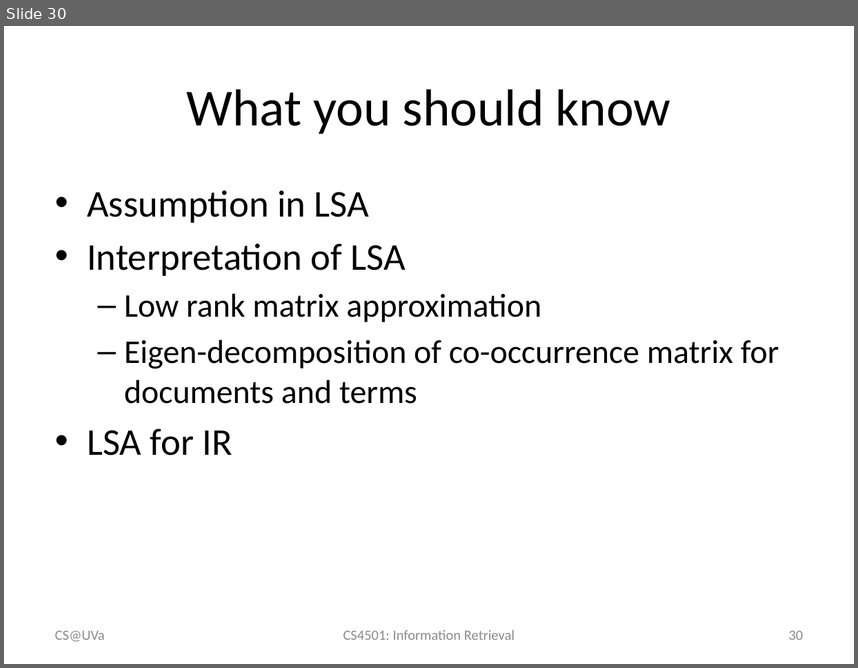
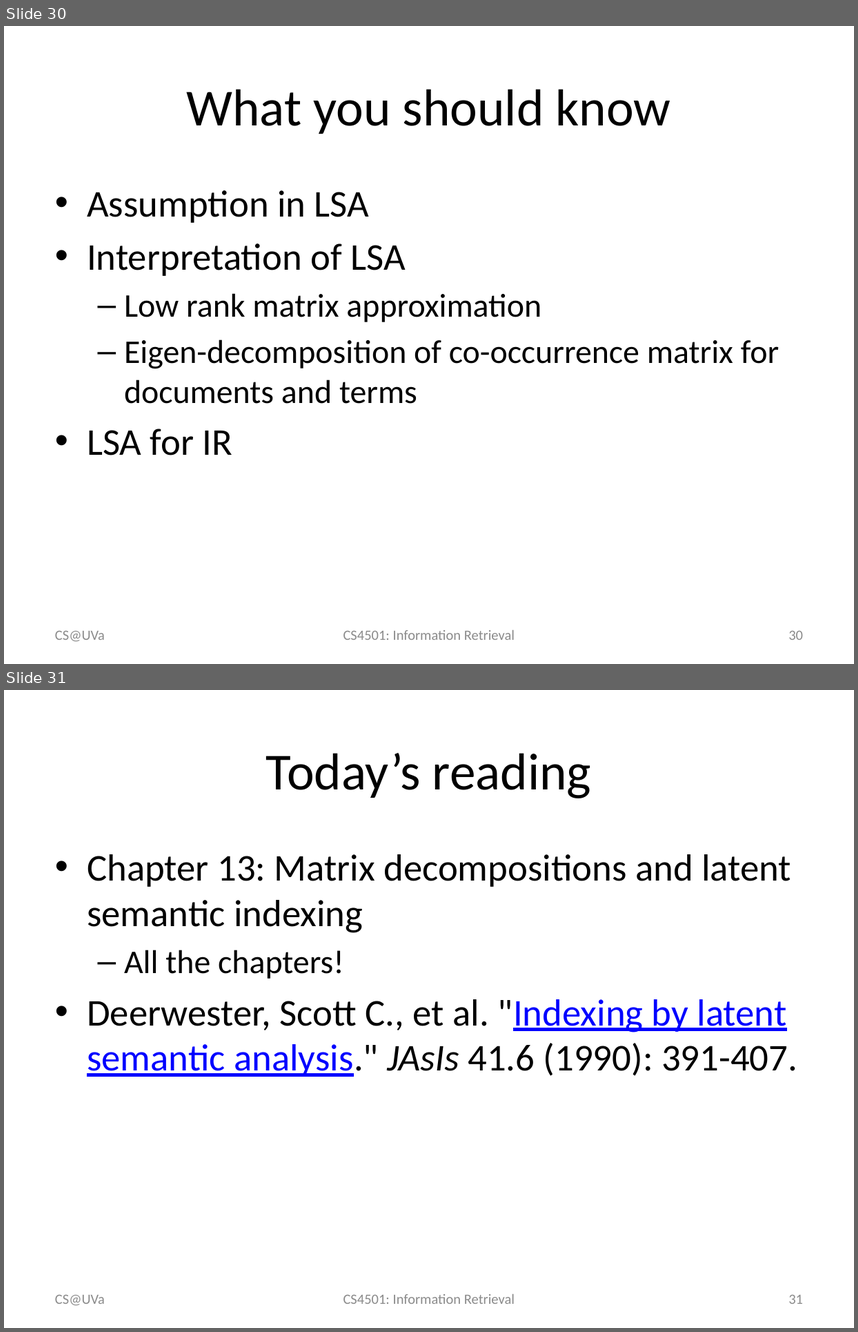
Before and after one commit to wang296/IR2015, a slide deck: docs/Latent Semantic Analysis.pptx. Shown one above the other, each under a label of ours: slide 30 before the commit, slides 30 and 31 after it. The pictures are 858x668 and 858x1332 pixels, drawn with LibreOffice and Linux fonts; fonts in the diff are those of the drawing. Boxes give left, top, right and bottom in pixels: in the first picture for what was removed or moved away, otherwise in the second. Text is boxed around its words. In the diff, an @@ line names an element or a change of style, - is before the commit and + after.

```diff
--- a/docs/Latent Semantic Analysis.pptx
+++ b/docs/Latent Semantic Analysis.pptx
@@ slide 31 added at (x1=4, y1=690, x2=854, y2=1328), background #FFFFFF @@
@@ title added at (x1=266, y1=753, x2=591, y2=798), 44 pt, text #000000 @@
+Today’s reading
@@ text added at (x1=87, y1=854, x2=797, y2=1076), 32 pt, text #000000 @@
+• Chapter 13: Matrix decompositions and latent semantic indexing
+  – All the chapters!
+• Deerwester, Scott C., et al. "Indexing by latent semantic analysis." JAsIs 41.6 (1990): 391-407.
@@ text added at (x1=55, y1=1294, x2=105, y2=1305), 12 pt, text #8C8C8C @@
+CS@UVa
@@ text added at (x1=343, y1=1294, x2=515, y2=1303), 12 pt, text #8C8C8C @@
+CS4501: Information Retrieval
@@ page number added at (x1=789, y1=1294, x2=803, y2=1303), 12 pt, text #8C8C8C @@
+31
```
Also in this commit, not shown: 3 other files.
